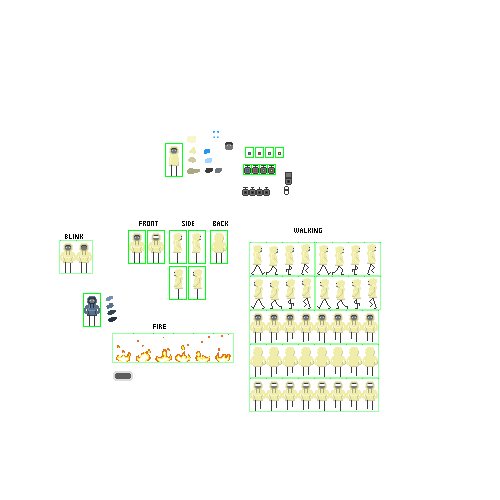
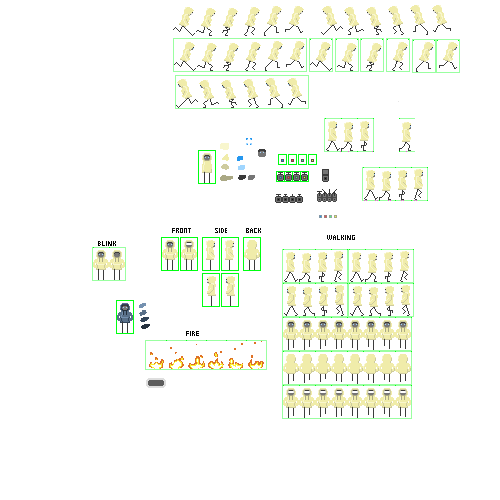
Comparing the layer stacks of the two 500 × 500 images. Changes:
added layer "Layer 26" above "Layer 25" over bbox(321, 5, 451, 102)
added layer "Layer 25" above "Layer 24" over bbox(173, 6, 304, 36)
added layer "Layer 24" over bbox(92, 38, 460, 419)
